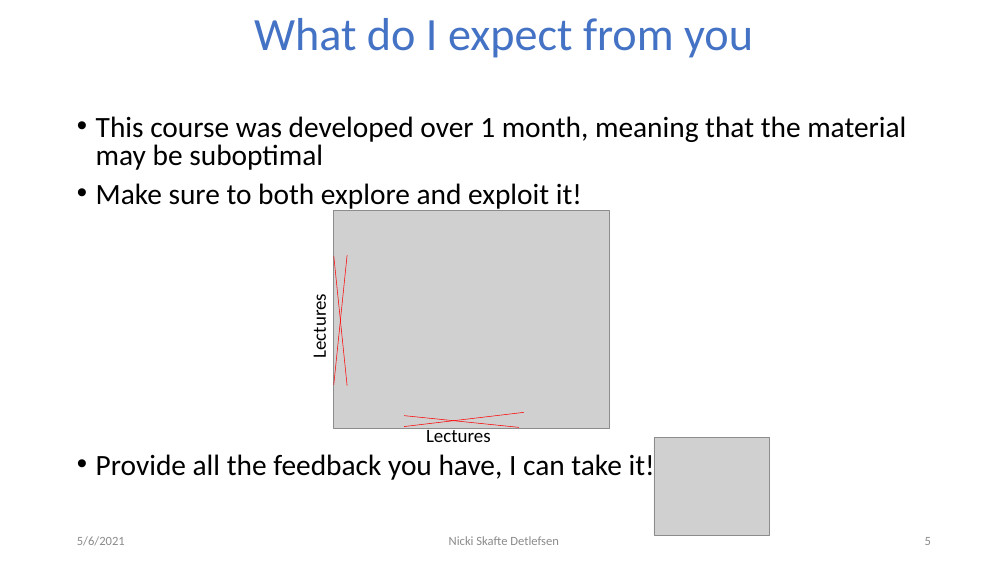
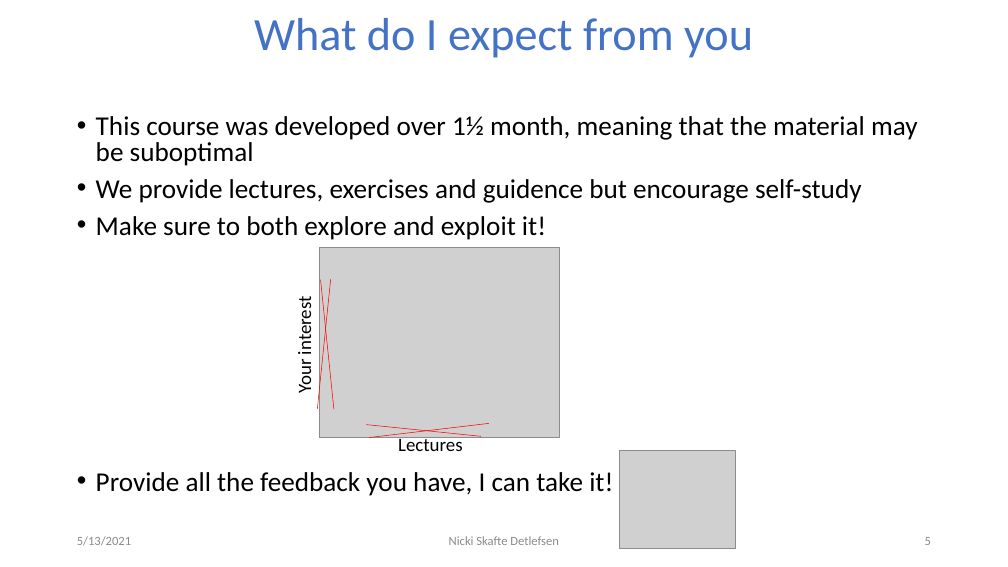
Before and after one commit to DeepEasterbunny/dtu_mlops, a slide deck: slide 5 of 01_introduction/How_autodiff_changed_the_world.pptx. Drawn at 1008x567 pixels with LibreOffice and Linux fonts; fonts in the diff are those of the drawing; grey boxes stand for pictures; background and template pictures are left out. Boxes give left, top, right and bottom in pixels: in the first picture for what was removed or moved away, otherwise in the second. Text is boxed around its words. In the diff, an @@ line names an element or a change of style, - is before the commit and + after.

```diff
--- a/01_introduction/How_autodiff_changed_the_world.pptx
+++ b/01_introduction/How_autodiff_changed_the_world.pptx
@@ text at bbox=[96, 116, 918, 203]: text changed; size 28 to 25.9 pt @@
-• This course was developed over 1 month, meaning that the material may be suboptimal
+• This course was developed over 1½ month, meaning that the material may be suboptimal
+• We provide lectures, exercises and guidence but encourage self-study
@@ text at bbox=[96, 216, 613, 496]: size 28 to 25.9 pt in "Make sure to both explore and exploit ...", "Provide all the feedback you have, I ..." @@
@@ picture: place and size @@
-picture at bbox=[334, 210, 609, 428]
+picture at bbox=[319, 248, 560, 438]
@@ line moved from (334, 385) - (347, 256) to (318, 409) - (330, 279) @@
@@ line moved from (347, 386) - (334, 256) to (334, 409) - (321, 280) @@
@@ text at bbox=[293, 301, 316, 392]: text changed @@
-Lectures
+Your interest
@@ line moved from (405, 416) - (519, 427) to (367, 425) - (481, 436) @@
@@ line moved from (405, 426) - (524, 412) to (369, 438) - (489, 423) @@
@@ text "Lectures": place and size @@
-text "Lectures" at bbox=[426, 427, 491, 442]
+text "Lectures" at bbox=[398, 436, 463, 451]
@@ picture: place and size @@
-picture at bbox=[654, 438, 770, 536]
+picture at bbox=[619, 451, 735, 549]
@@ text at bbox=[77, 536, 131, 546]: text changed @@
-5/6/2021
+5/13/2021
```
Also in this commit, not shown: 11 other slides changed, 2 slides added, 3 other files.
